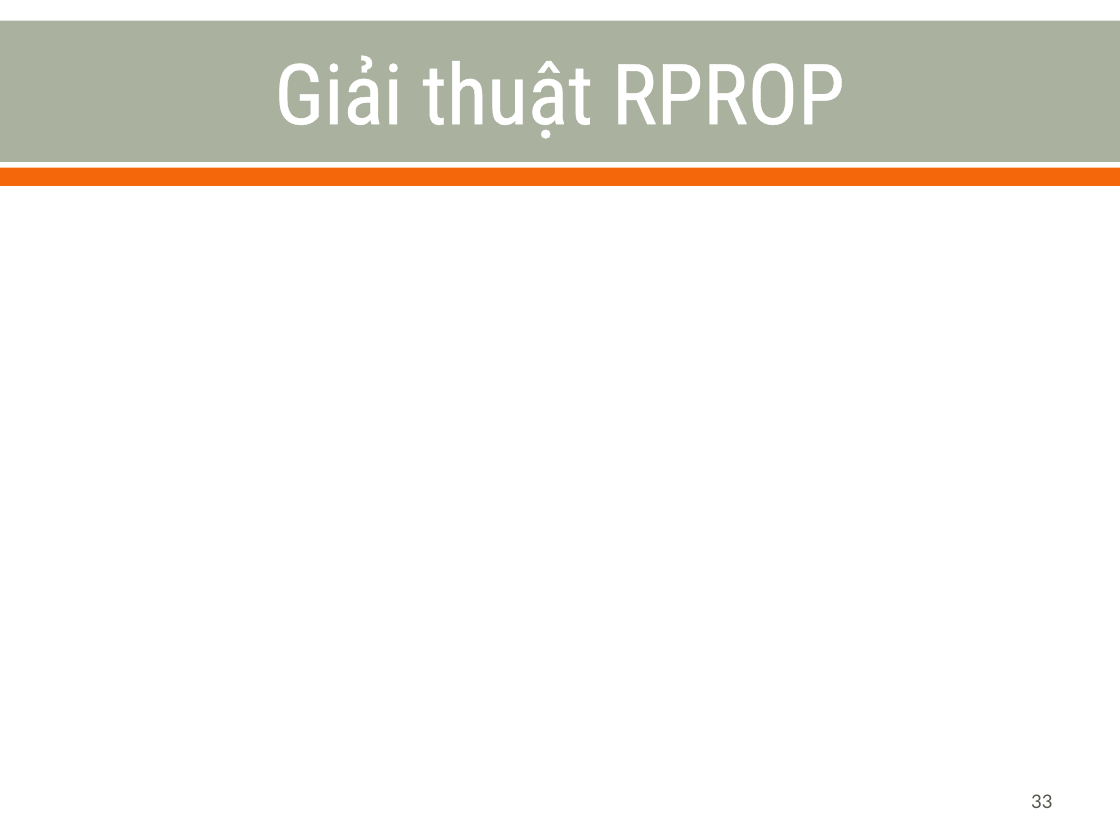
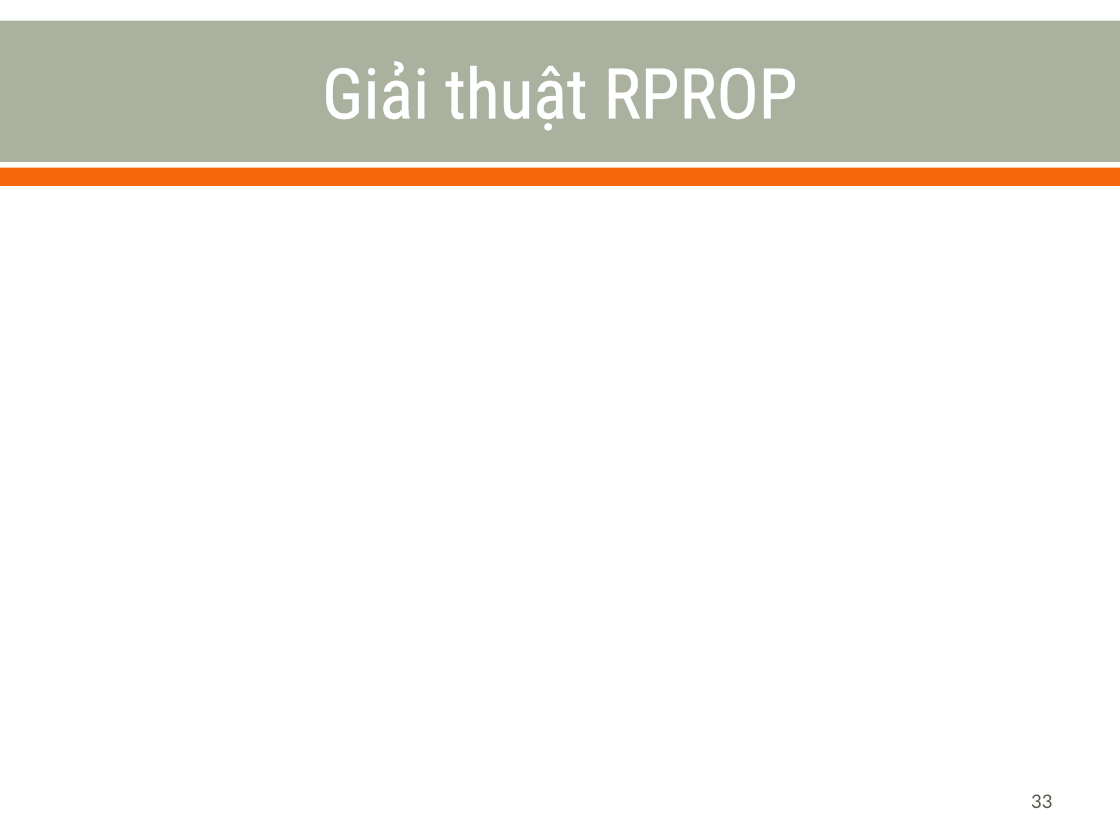
Before and after one commit to nvtthai/forecast-time-series, a slide deck: slide 33 of Report/Presentation.ppt. Drawn at 1120x840 pixels with LibreOffice and Linux fonts; fonts in the diff are those of the drawing; grey boxes stand for pictures. Boxes give left, top, right and bottom in pixels: in the first picture for what was removed or moved away, otherwise in the second. Text is boxed around its words. In the diff, an @@ line names an element or a change of style, - is before the commit and + after.

```diff
--- a/Report/Presentation.ppt
+++ b/Report/Presentation.ppt
@@ title "Giải thuật RPROP" at [322,61,798,131]: size 54 to 45 pt @@
```
Also in this commit, not shown: 28 other slides changed.
